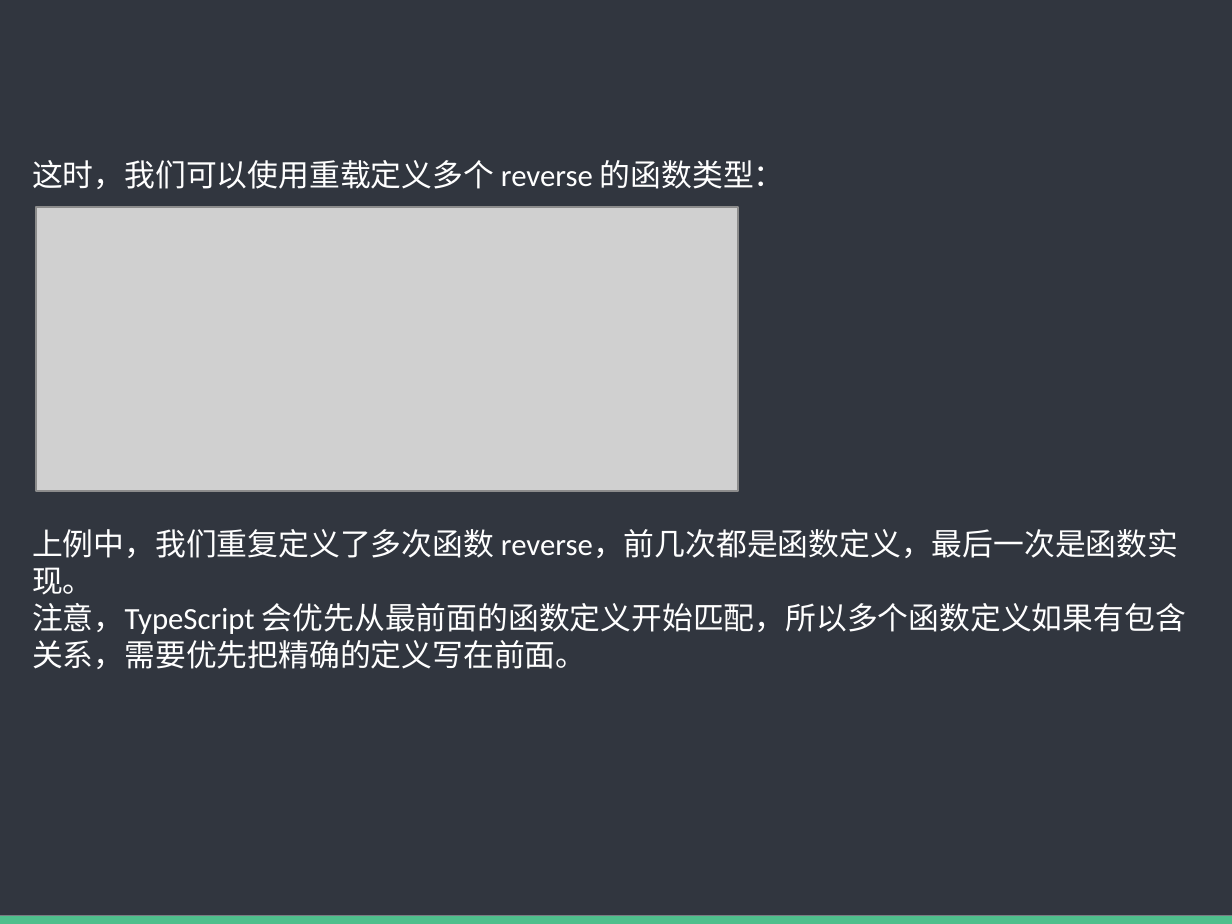
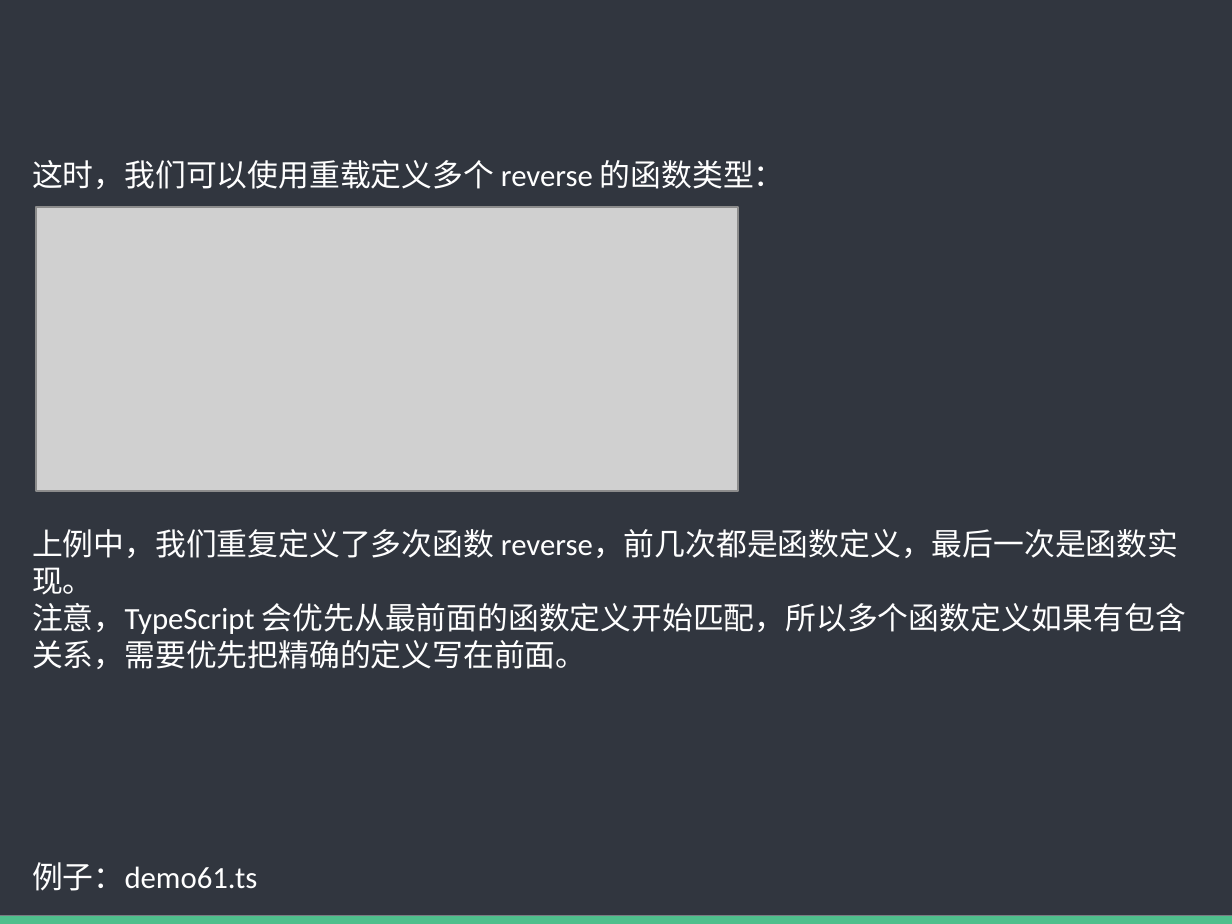
Before and after one commit to baixiaoyu2997/typescript-share, a slide deck: slide 21 of TS内部分享.pptx. Drawn at 1232x924 pixels with LibreOffice and Linux fonts; fonts in the diff are those of the drawing; grey boxes stand for pictures. Boxes give left, top, right and bottom in pixels: in the first picture for what was removed or moved away, otherwise in the second. Text is boxed around its words. In the diff, an @@ line names an element or a change of style, - is before the commit and + after.

```diff
--- a/TS内部分享.pptx
+++ b/TS内部分享.pptx
@@ text at box(32, 862, 257, 891): paragraph added @@
+例子：demo61.ts
```
Also in this commit, not shown: 4 other slides changed, 7 slides added, 18 slides removed, 2 other files.
